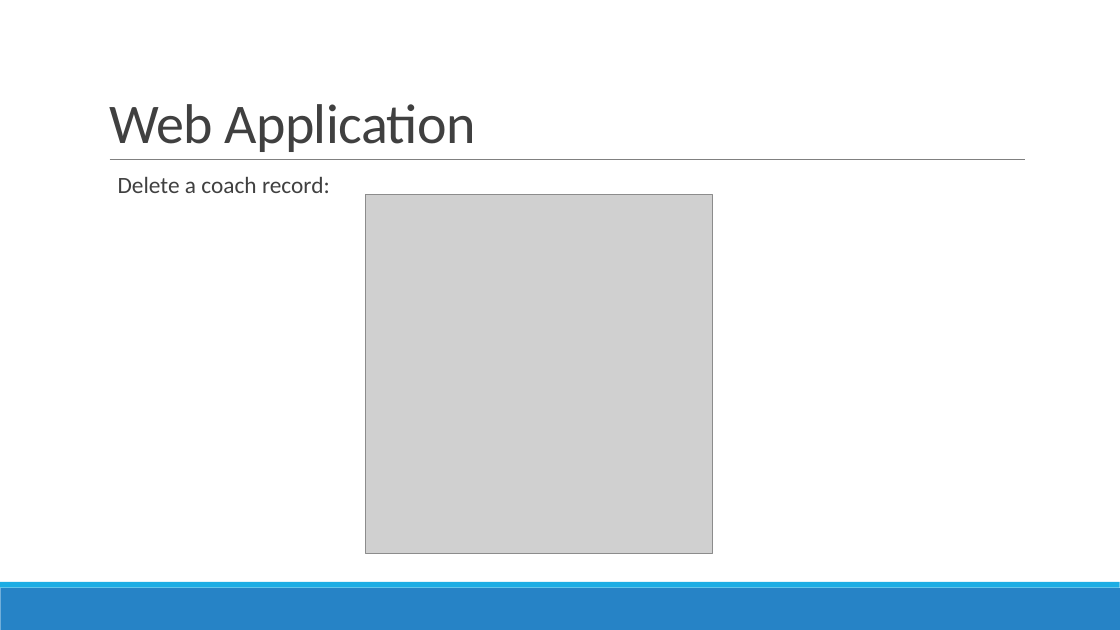
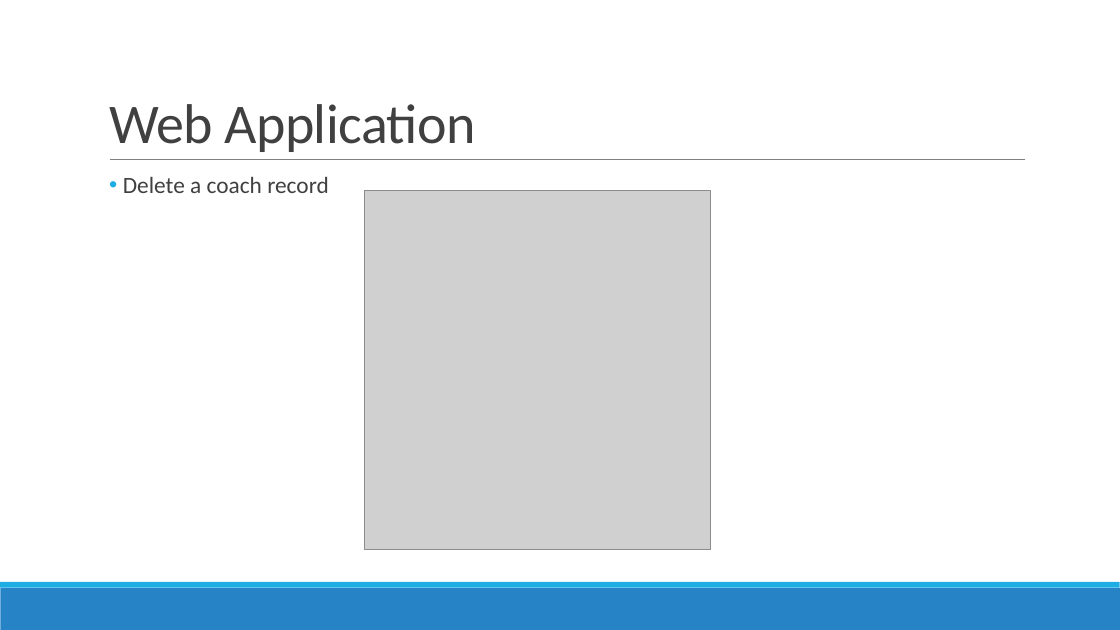
Before and after one commit to GoelBiju/Travel-Management-System, a slide deck: slide 13 of Documents/Presentation/PRCS252E - Presentation.pptx (slide 18 before the commit). Drawn at 1120x630 pixels with LibreOffice and Linux fonts; fonts in the diff are those of the drawing; grey boxes stand for pictures. Boxes give left, top, right and bottom in pixels: in the first picture for what was removed or moved away, otherwise in the second. Text is boxed around its words. In the diff, an @@ line names an element or a change of style, - is before the commit and + after.

Commit message:
Added screenshots to presentation

```diff
--- a/Documents/Presentation/PRCS252E - Presentation.pptx
+++ b/Documents/Presentation/PRCS252E - Presentation.pptx
@@ text at box(123, 177, 329, 193): text changed @@
-  Delete a coach record:
+• Delete a coach record
@@ picture: place and size @@
-picture at box(365, 195, 712, 554)
+picture at box(365, 191, 712, 549)
```
Also in this commit, not shown: 11 other slides changed, 8 slides removed.
